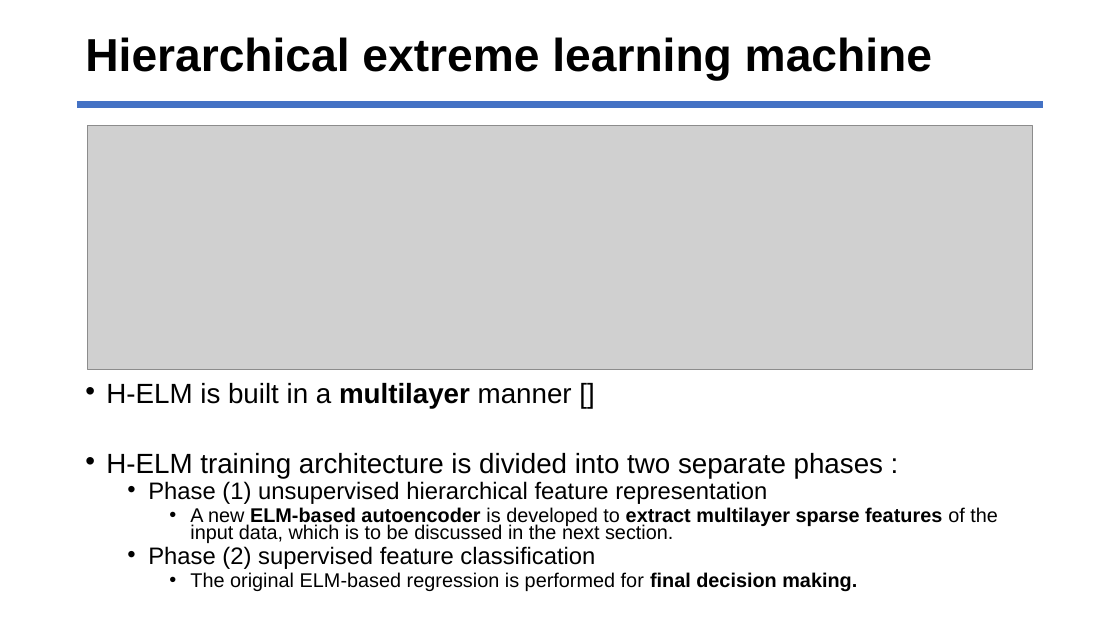
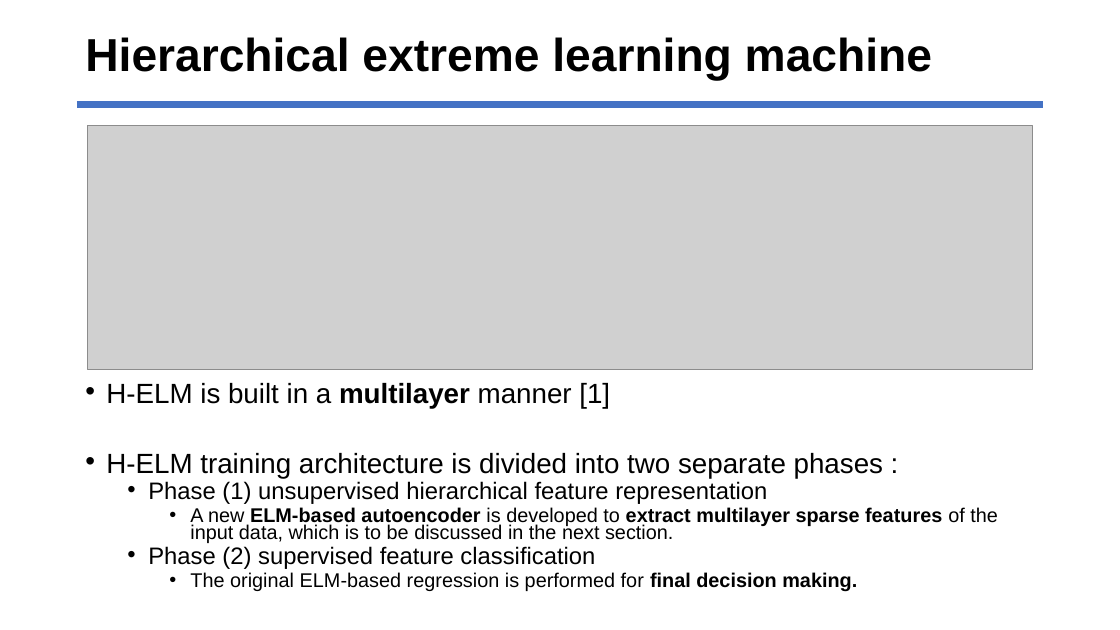
Before and after one commit to jhyun0919/STLF_of_Australian_NEM_by_H-ELM, a slide deck: slide 5 of ppt_slides/prepare_ELM2017_26MAY2017.pptx. Drawn at 1120x630 pixels with LibreOffice and Linux fonts; fonts in the diff are those of the drawing; grey boxes stand for pictures. Boxes give left, top, right and bottom in pixels: in the first picture for what was removed or moved away, otherwise in the second. Text is boxed around its words. In the diff, an @@ line names an element or a change of style, - is before the commit and + after.

```diff
--- a/ppt_slides/prepare_ELM2017_26MAY2017.pptx
+++ b/ppt_slides/prepare_ELM2017_26MAY2017.pptx
@@ text at (106,383,610,408): text changed @@
-• H-ELM is built in a multilayer manner []
+• H-ELM is built in a multilayer manner [1]
```
Also in this commit, not shown: 8 other slides changed.
